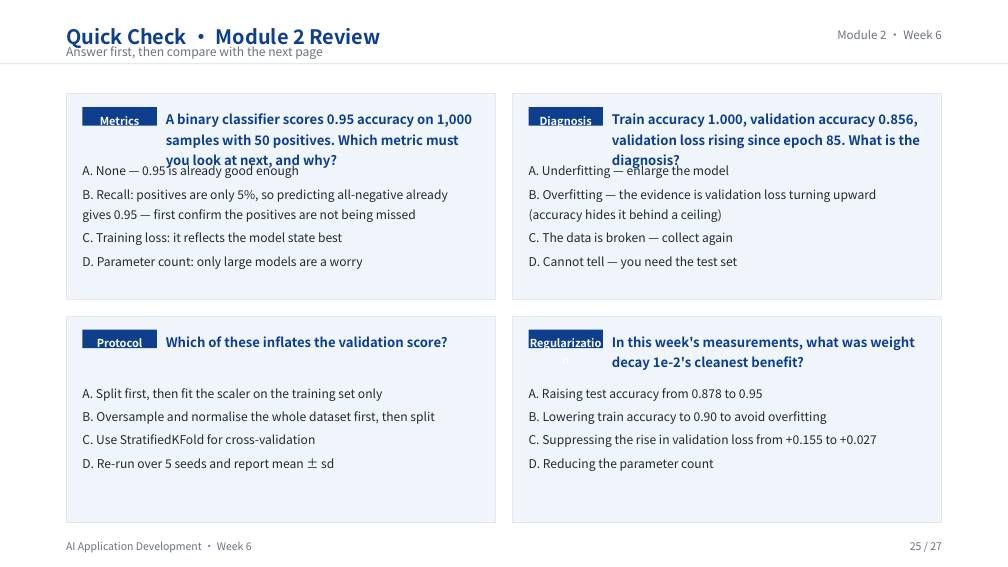
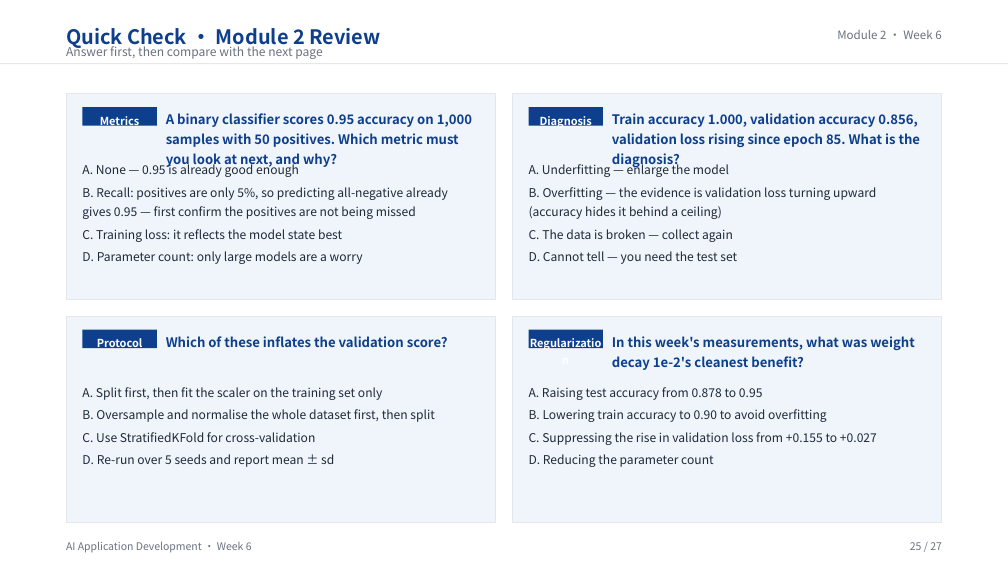
Before and after one commit to klausren/ai-application-development, a slide deck: slide 25 of lectures/week-06/lecture-en.pptx. Drawn at 1008x567 pixels with LibreOffice and Linux fonts; fonts in the diff are those of the drawing. Boxes give left, top, right and bottom in pixels: in the first picture for what was removed or moved away, otherwise in the second. Text is boxed around its words. In the diff, an @@ line names an element or a change of style, - is before the commit and + after.

```diff
--- a/lectures/week-06/lecture-en.pptx
+++ b/lectures/week-06/lecture-en.pptx
@@ line spacing 1.4 to 1.34 in 4 elements at <box>529,162,876,264</box>, <box>82,162,448,264</box>, <box>82,387,434,467</box>, <box>529,387,877,467</box> @@
```
Also in this commit, not shown: 15 other slides changed, 9 other files.
